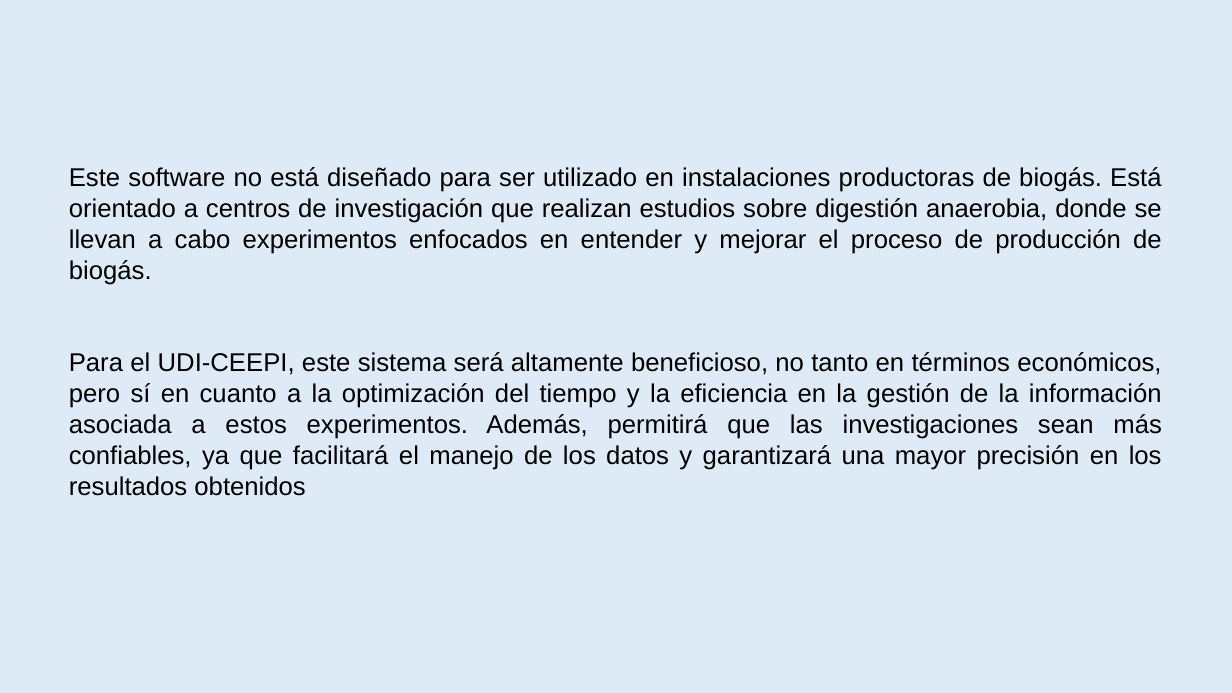
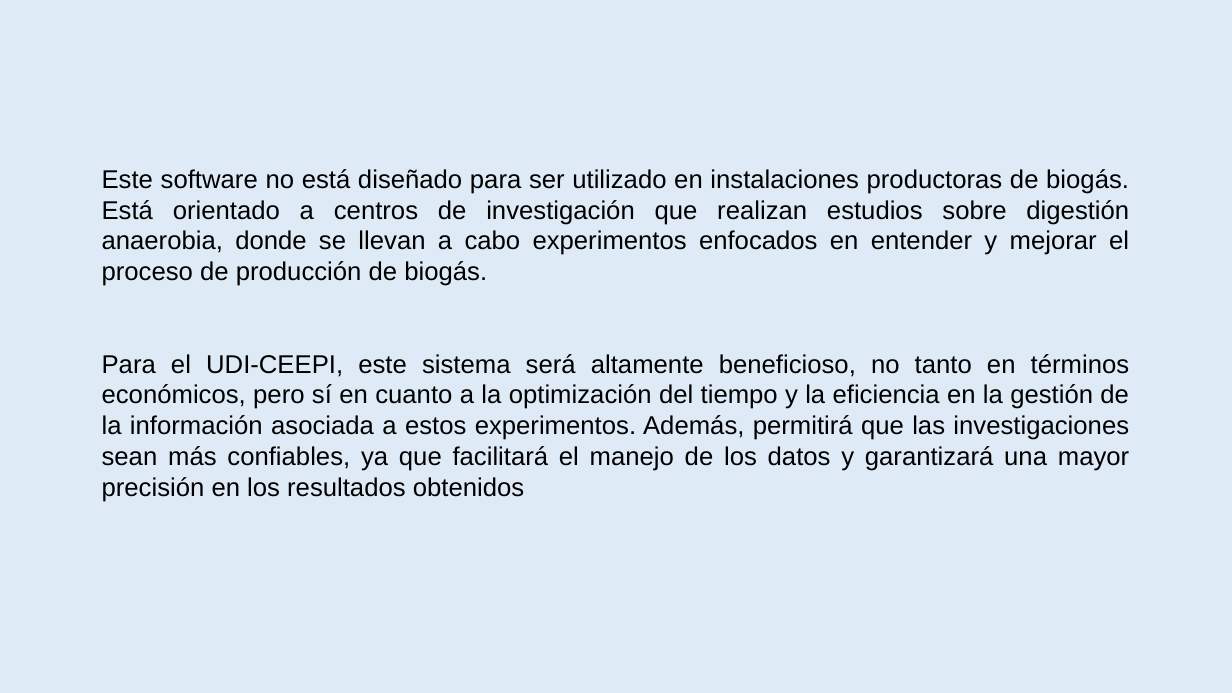
Before and after one commit to amypadron/prower_tesis, a slide deck: slide 58 of Digestión anaerobía.Original.pptx. Drawn at 1232x693 pixels with LibreOffice and Linux fonts; fonts in the diff are those of the drawing. Boxes give left, top, right and bottom in pixels: in the first picture for what was removed or moved away, otherwise in the second. Text is boxed around its words. In the diff, an @@ line names an element or a change of style, - is before the commit and + after.

```diff
--- a/Digestión anaerobía.Original.pptx
+++ b/Digestión anaerobía.Original.pptx
@@ text "Este software no está diseñado ..." rewrapped from box(69, 167, 1162, 496) to box(102, 169, 1129, 502) @@
```
Also in this commit, not shown: 10 other slides changed.
